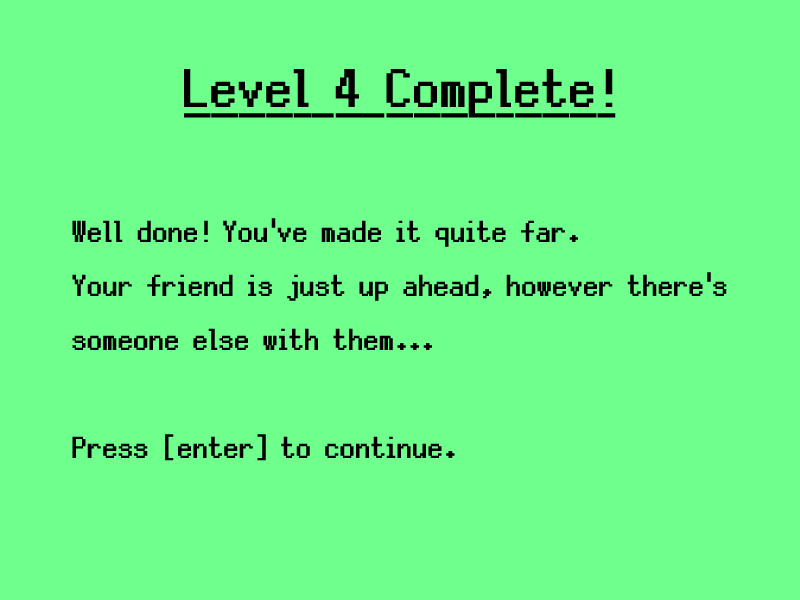
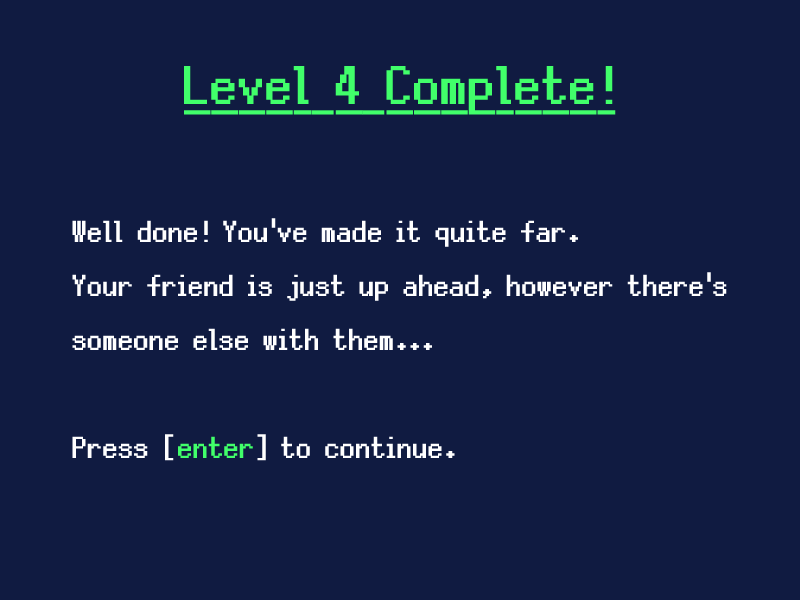
Two versions of the same layered image (800x600). Layer-by-layer changes:
painted on "Level 4 Complete!" over [184, 66, 616, 118]
painted on "Well done! You've made it quite" over [72, 218, 727, 461]
painted on "Background" over [0, 0, 800, 600]
